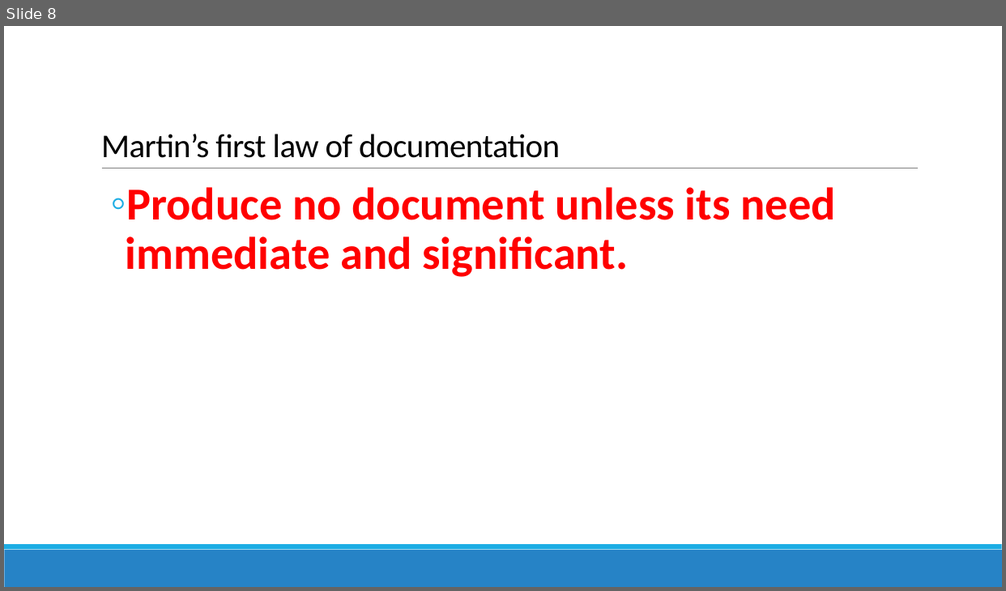
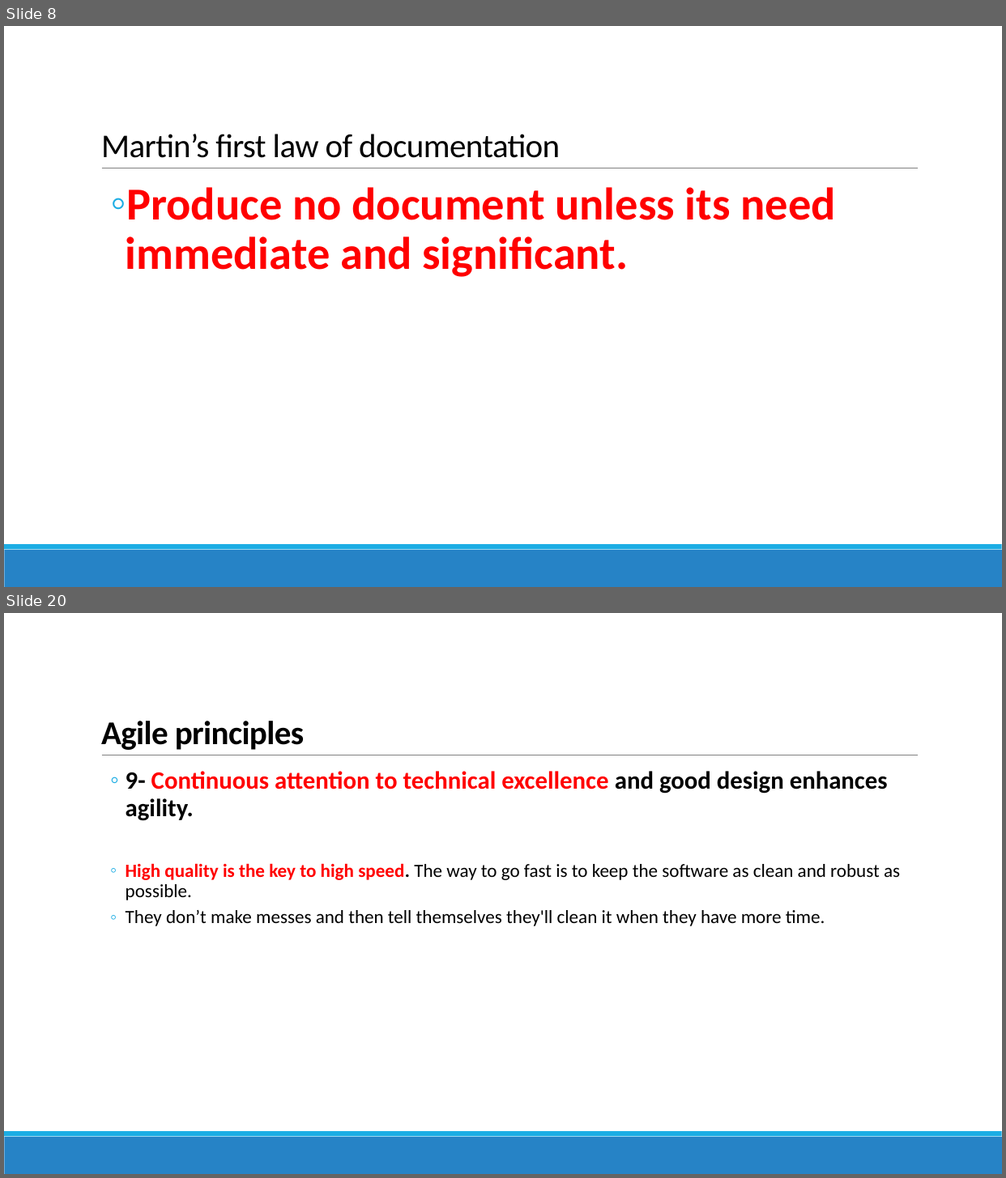
Before and after one commit to reza-arjmandi/Agile-Software-Development-Course, a slide deck: Agile Development.pptx. Shown one above the other, each under a label of ours: slide 8 before the commit, slides 8 and 20 after it; the slides between them are not shown. The pictures are 1006x591 and 1006x1178 pixels, drawn with LibreOffice and Linux fonts; fonts in the diff are those of the drawing. Boxes give left, top, right and bottom in pixels: in the first picture for what was removed or moved away, otherwise in the second. Text is boxed around its words. In the diff, an @@ line names an element or a change of style, - is before the commit and + after.

Commit message:
update Agile Development ppt file

```diff
--- a/Agile Development.pptx
+++ b/Agile Development.pptx
@@ slide 20 added at bbox=[4, 613, 1002, 1174], background #FFFFFF; not listed: 3 template elements that a slide beside it also shows @@
@@ title added at bbox=[101, 721, 304, 750], 32 pt, text #000000, bold @@
+Agile principles
@@ text added at bbox=[126, 771, 900, 926], 18 pt, text #000000 @@
+  ◦ 9- Continuous attention to technical excellence and good design enhances agility.
+  ◦ High quality is the key to high speed. The way to go fast is to keep the software as clean and robust as possible.
+  ◦ They don’t make messes and then tell themselves they'll clean it when they have more time.
```
Also in this commit, not shown: 14 other slides added.
